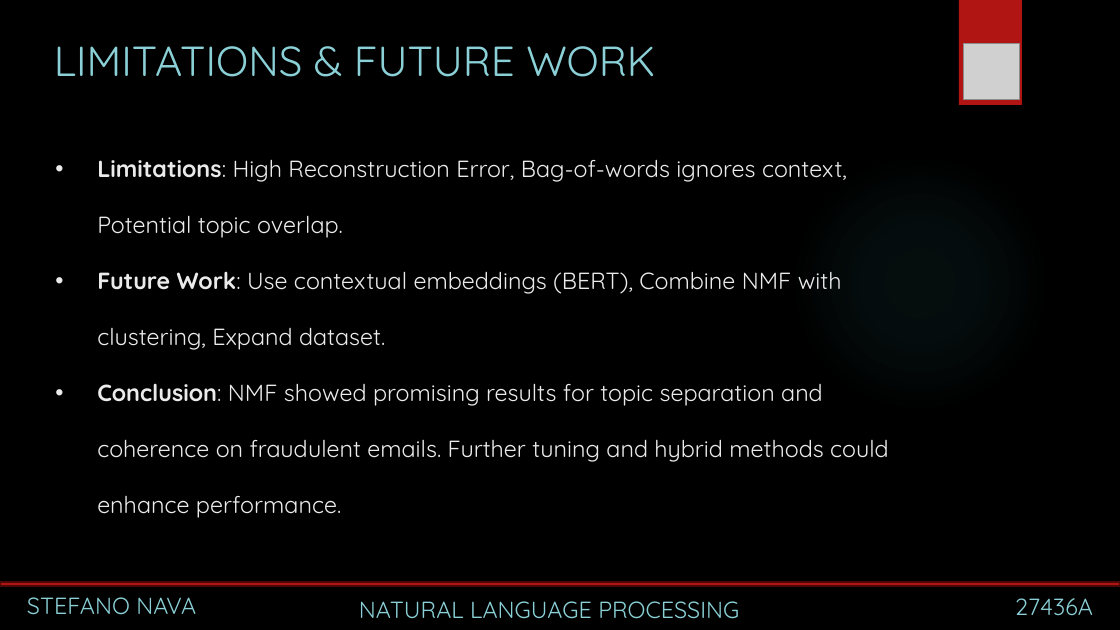
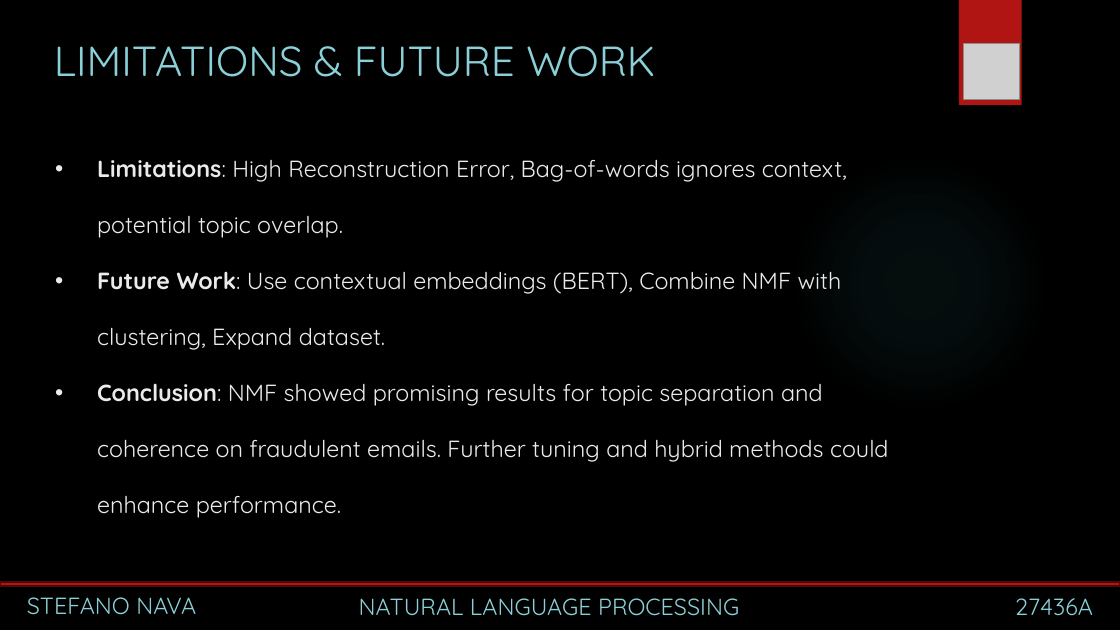
Before and after one commit to MestoloPomello/nlp-write-me, a slide deck: slide 10 of NLP_Write_Me_Presentation.pptx. Drawn at 1120x630 pixels with LibreOffice and Linux fonts; fonts in the diff are those of the drawing; grey boxes stand for pictures; background and template pictures are left out. Boxes give left, top, right and bottom in pixels: in the first picture for what was removed or moved away, otherwise in the second. Text is boxed around its words. In the diff, an @@ line names an element or a change of style, - is before the commit and + after.

```diff
--- a/NLP_Write_Me_Presentation.pptx
+++ b/NLP_Write_Me_Presentation.pptx
@@ text at bbox=[97, 160, 847, 238]: text changed @@
-• Limitations: High Reconstruction Error, Bag-of-words ignores context, Potential topic overlap.
+• Limitations: High Reconstruction Error, Bag-of-words ignores context, potential topic overlap.
@@ ellipse at bbox=[791, 154, 1049, 413]: shadow on @@
@@ text "NATURAL LANGUAGE PROCESSING" at bbox=[359, 598, 739, 616]: line spacing 1 to 0.9 @@
```
Also in this commit, not shown: 9 other slides changed, 2 other files.
